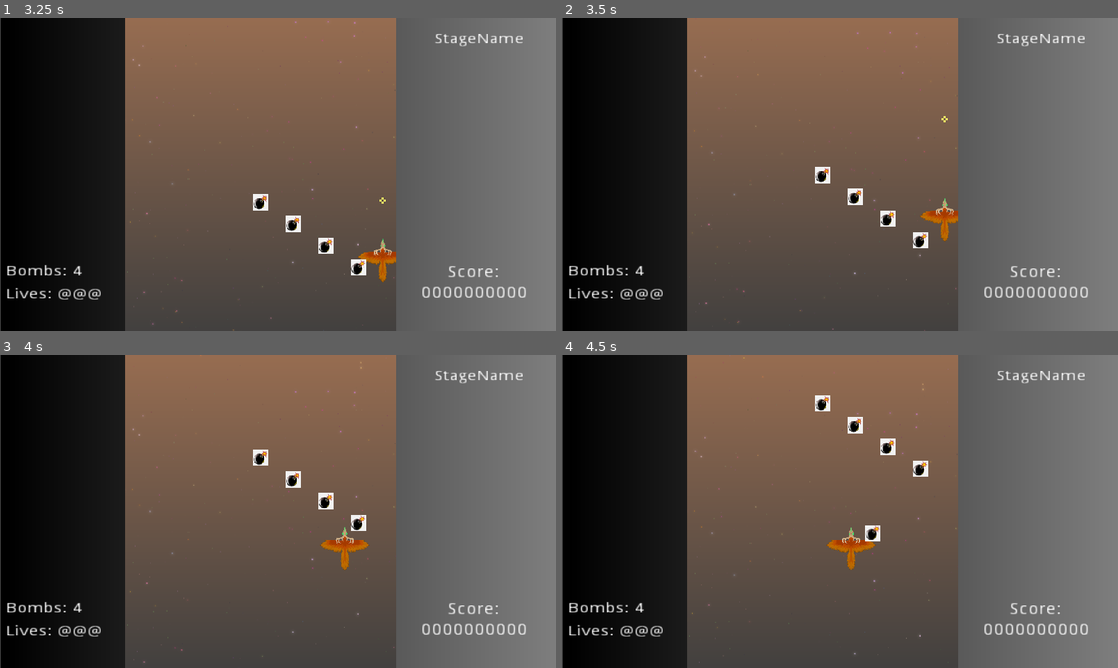
Above: before the commit, frames 1-4 (two rows, left to right).
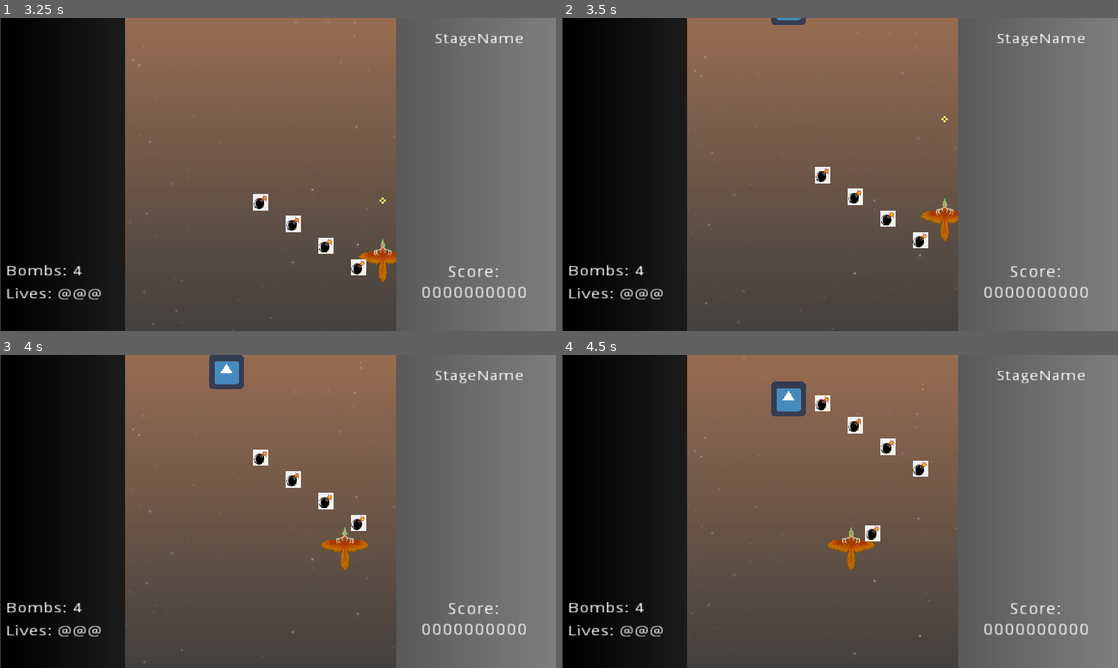
Above: after the commit, the same moments.

Repository: kyperbelt/MetalBurstPGJ
Game: Godot game, scene res://Screens/TitleScreen.tscn
Two runs of this game, one before a commit and one after it. Both use one fixed random seed, a clock stepped at 60 frames per second and the inputs below. The engine's default icon, where the game draws it, is replaced by a stand-in: a white triangle on a blue panel in a dark square.
Inputs:
- Up to frame 1 (3.25 s): tap Enter (ui_accept) at 0.5, 0.77, 1.52, 2, 3.02 s; hold D (move_right) 0.53-1.28 s; hold Space (fire) 0.53-1.28 s; hold S (move_down) 1.28-2.03 s; tap Shift (move_slower) at 1.35 s; hold D (move_right) 2.03-2.78 s; hold X (player_bomb) 2.03-2.78 s; hold W (move_up) from 2.78 s (still down); tap Space (fire) at 2.85 s
- Up to frame 2 (3.5 s): keep holding W (move_up)
- Up to frame 3 (4 s): release W (move_up) at 3.53 s; hold A (move_left) from 3.53 s (still down); hold Shift (move_slower) from 3.53 s (still down); tap Enter (ui_accept) at 3.77 s
- Up to frame 4 (4.5 s): keep holding A (move_left); release Shift (move_slower) at 4.28 s; tap X (player_bomb) at 4.35 s

Frame 1 is identical in both runs. In frame 2, 0.1% of the frame differs, in the area x 37-44%, y 0-3%; in frame 3, 0.7%; in frame 4, 0.7%, in the area x 37-44%, y 8-20%.

Commit message:
spawn events now add spawns at the appropriate times

Diff:
--- a/MetalBurstGame/Objects/SimpleEnemyAi.gd
+++ b/MetalBurstGame/Objects/SimpleEnemyAi.gd
@@ -2,6 +2,8 @@
 #at a predetermined speed and occasionally shoots at the player
 
 extends Node2D
+
+class_name Enemy
 
 export(float) var speed = 100
 
--- a/MetalBurstGame/Stages/TestStage.tscn
+++ b/MetalBurstGame/Stages/TestStage.tscn
@@ -35,21 +35,31 @@
 position = Vector2( 480, 0 )
 duration = 10.0
 LevelScene = NodePath("../Level")
-hatch_marks = 6
+hatch_marks = 10
 
 [node name="END" parent="StageDirector" index="1"]
-position = Vector2( 1441.27, -1529.31 )
-scale = Vector2( 15.4849, 7.55271 )
+position = Vector2( -744.258, -3041.52 )
+scale = Vector2( 7.06361, 5.00941 )
 
 [node name="SpawnEvent" parent="StageDirector" instance=ExtResource( 7 )]
-position = Vector2( 288.689, -394.815 )
-event_time = 2.58165
-spawn_x = 288.689
+position = Vector2( -63.0148, -313.172 )
+event_time = 1.02966
+spawn_x = -63.0148
 
 [node name="Enemy4" parent="StageDirector/SpawnEvent" groups=[
 "Enemy",
 ] instance=ExtResource( 2 )]
-position = Vector2( 2.13266, -209.469 )
+position = Vector2( 2.13269, -112.133 )
+
+[node name="SpawnEvent2" parent="StageDirector" instance=ExtResource( 7 )]
+position = Vector2( 235.471, -2334.25 )
+event_time = 7.67461
+spawn_x = 235.471
+
+[node name="Enemy4" parent="StageDirector/SpawnEvent2" groups=[
+"Enemy",
+] instance=ExtResource( 2 )]
+position = Vector2( 2.13269, -112.133 )
 [connection signal="tree_entered" from="Level" to="Level" method="_on_Level_tree_entered"]
 [connection signal="tree_exited" from="Level" to="Level" method="_on_Level_tree_exited"]
 
--- a/MetalBurstGame/project.godot
+++ b/MetalBurstGame/project.godot
@@ -9,6 +9,11 @@
 config_version=4
 
 _global_script_classes=[ {
+"base": "Node2D",
+"class": "Enemy",
+"language": "GDScript",
+"path": "res://Objects/SimpleEnemyAi.gd"
+}, {
 "base": "Control",
 "class": "InformationDisplay",
 "language": "GDScript",
@@ -30,6 +35,7 @@
 "path": "res://systems/StageDirector/StageEvent.gd"
 } ]
 _global_script_class_icons={
+"Enemy": "",
 "InformationDisplay": "",
 "SpawnEvent": "res://placeholder_assets/tools/entity.png",
 "StageDirector": "res://placeholder_assets/tools/director.png",
--- a/MetalBurstGame/systems/StageDirector/Events/SpawnEvent.gd
+++ b/MetalBurstGame/systems/StageDirector/Events/SpawnEvent.gd
@@ -12,6 +12,9 @@
 
 #VARS
 var prev_y = NAN
+var entities = []
+var engine #same engine that houses the layers | not to be confused with godot's internal ENGINE
+
 
 # Called when the node enters the scene tree for the first time.
 func _ready():
@@ -35,9 +38,24 @@
 	event_time = duration * alpha
 	override_time = temp
 
+func _on_event_added():
+	var children = get_children()
+	for child in children:
+		if(child is Enemy):
+			entities.append(child)
+			remove_child(child)
+	pass
 
 func _execute_event():
-	print("SpawnEvent=[event_time:%s spawn_x:%s]" % [get_time(),spawn_x])
+	var entity_layer = engine.get_node("EntityLayer")
+	for entity in entities:
+		var new_x = spawn_x + director.get_offset()
+		var new_y = director.position.y+entity.position.y
+		entity.position = Vector2(new_x,new_y)
+		entity_layer.add_child(entity)
+		entity.engine_ready(engine)
+		print("SpawnEvent=[event_time:%s spawn_x:%s spawn_y=%s]" % [get_time(),new_x,new_y])
+	entities.clear()
 	pass
 
 func set_spawn_x(x):
--- a/MetalBurstGame/systems/StageDirector/StageDirector.gd
+++ b/MetalBurstGame/systems/StageDirector/StageDirector.gd
@@ -83,6 +83,15 @@
 				draw_line(Vector2(hatchpos.x-hatch_len/2,hatchpos.y), Vector2(hatchpos.x+hatch_len/2,hatchpos.y), hatch_color, hatch_width, true)
 
 
+func get_offset():
+	if(!LevelScene.is_empty()):
+		var level = get_node(LevelScene)
+		var container = level.get_node("Container")
+		var c_size = container.rect_size
+		return  c_size.x / 2
+	return 0
+
+
 func end_position_changed():
 	if(end.position.y >= start.position.y - 1000):
 		end.position.y = start.position.y - 1000
@@ -109,6 +118,21 @@
 				event._execute_event()
 				stage_events.erase(event)
 
+func add_stage_event(event):
+	stage_events.append(event)
+	event.engine = get_node(LevelScene).get_node("Container/PlayArea/Engine")
+	event._on_event_added()
+
+
+func add_all_events_to_queue():
+	for child in get_children():
+		if(child is StageEvent):
+			print(child.get_name()," added to StageEventQueue")
+			add_stage_event(child)
+			remove_child(child)
+			pass
+
+#UTILITIES
 func get_alpha_from_time(time):
 	return time / duration
 
@@ -121,17 +145,6 @@
 func get_alpha_from_y(ypos):
 	return ypos / get_dist()
 
-func add_stage_event(event):
-	stage_events.append(event)
-
-
-func add_all_events_to_queue():
-	for child in get_children():
-		if(child is StageEvent):
-			print(child.get_name()," added to StageEventQueue")
-			add_stage_event(child)
-			remove_child(child)
-			pass
 
 func position_to_viewport():
 
@@ -140,4 +153,5 @@
 		var container = level.get_node("Container")
 		var c_pos = container.rect_position
 		var c_size = container.rect_size
-		position = Vector2(c_pos.x + c_size.x / 2, c_pos.y )
+		var offset = c_size.x / 2
+		position = Vector2(c_pos.x + offset, c_pos.y )
--- a/MetalBurstGame/systems/StageDirector/StageEvent.gd
+++ b/MetalBurstGame/systems/StageDirector/StageEvent.gd
@@ -27,3 +27,7 @@
 
 func _process(_delta):
 	pass
+
+#called when event is added to the stage director
+func _on_event_added():
+	pass
--- a/MetalBurstGame/systems/StageEngine.gd
+++ b/MetalBurstGame/systems/StageEngine.gd
@@ -10,10 +10,11 @@
 export(NodePath) var Level
 export(NodePath) var PauseScreen
 
-
 const Background = preload("res://systems/ScrollingBackground.gd")
 const Projectile = preload("res://Objects/Projectile.gd")
 const InformationDisplay = preload("res://Screens/InformationDisplay.gd")
+
+onready var position : Vector2 = Vector2(0,0)
 
 #player
 var player = null
